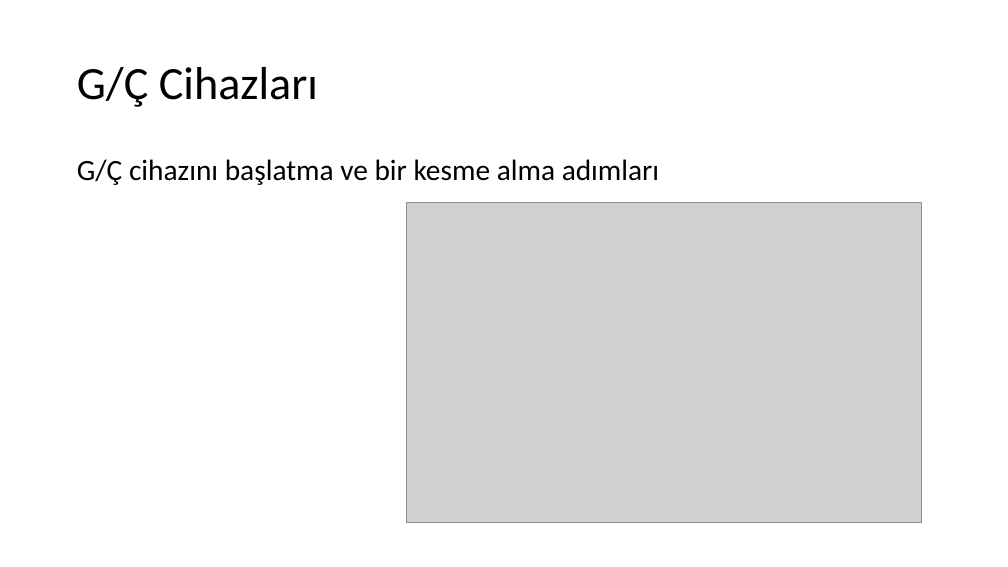
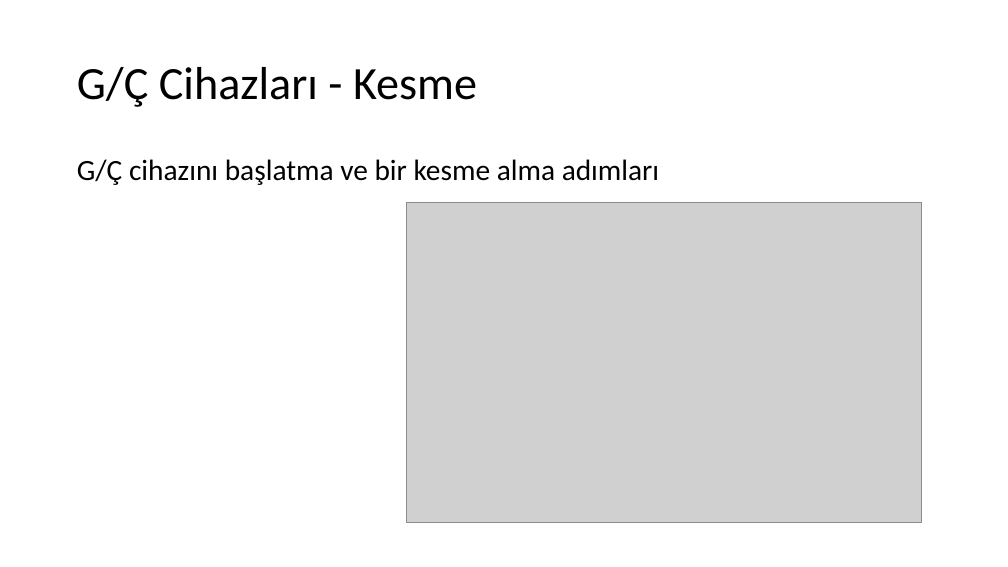
Before and after one commit to sercankulcu/sercankulcu.github.io, a slide deck: slide 39 of assets/teaching/os/1_Bolum_1_Giris.pptx (slide 25 before the commit). Drawn at 1008x567 pixels with LibreOffice and Linux fonts; fonts in the diff are those of the drawing; grey boxes stand for pictures. Boxes give left, top, right and bottom in pixels: in the first picture for what was removed or moved away, otherwise in the second. Text is boxed around its words. In the diff, an @@ line names an element or a change of style, - is before the commit and + after.

```diff
--- a/assets/teaching/os/1_Bolum_1_Giris.pptx
+++ b/assets/teaching/os/1_Bolum_1_Giris.pptx
@@ title at (77,67,477,107): text changed @@
-G/Ç Cihazları
+G/Ç Cihazları - Kesme
```
Also in this commit, not shown: 7 other slides changed, 28 slides added, 1 other file.
